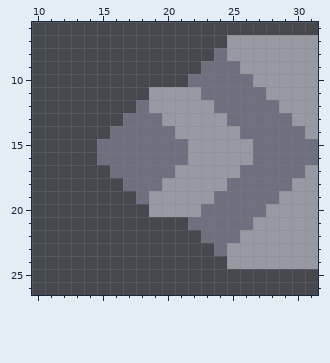
Two versions of one pixel-art sprite, assets/sprites/blocks/production/directionalGatherer-top1.png. That is the earlier state.
The file is 32x32 pixels. Shown: x 10..31, y 6..26.
After:
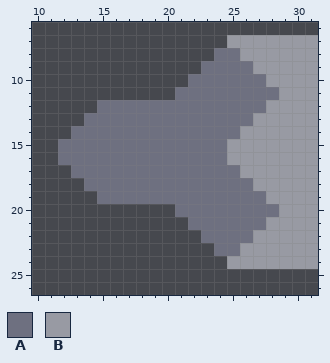
Palette (. is transparent): A #6e7080  B #989aa3
The exact change:
Changed rows in their new state; - is an unchanged pixel.
first column x 12:
 8 -------------A------
 9 --------------A-----
10 ---------------A----
11 -------..AA-----A---
12 ---AAA-AAAAA----B---
13 --AAA---AAAAA--BBB--
14 -AAA-----AAAAABBBBB-
15 AAA-------AAA--BBBBB
16 AAA-------AAA--BBBBB
17 -AAA-----AAAAABBBBB-
18 --AAA---AAAAA--BBB--
19 ---AAA-AAAAA----B---
20 -------..AA-----A---
21 ---------------A----
22 --------------A-----
23 -------------A------
Pixel boxes of the changes (left, top, right, bottom) in both pictures:
changed: (58, 48, 318, 256)
